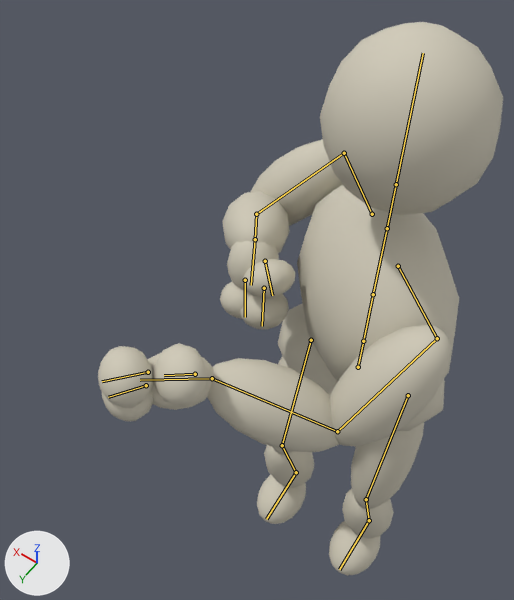
The Blender file art/source/models/shared_humanoid/shared_humanoid_player_motion_v1.blend as it was, and as the next commit left it.
Rendered twice from a 50 mm camera at (-0.342, 0.899, 2.347) aimed at (0.237, 0.088, 1.073). Arrows for +X, +Y and +Z are at lower left; the lights stay in place. The first picture is the older version. Both versions are drawn at frame 0 of the action 'smg_fire'; the numbers are the values there. The bones that change, and the others that lie on the model, are drawn over the model as lines.

Names of what the first picture shows: 'BindTemplate'.
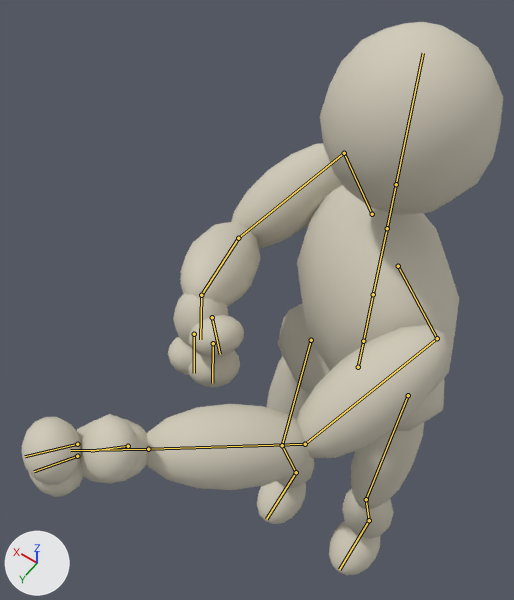
The edits, one by one:
Bone 'upper_arm_r' (bone_upper_arm_r) turns from (16, -35, 28) to (22, -42, 49) degrees about its own x, y and z.
Bone 'forearm_r' (bone_forearm_r) turns from (83, -52, 50) to (52, -27, 41) degrees about its own x, y and z.
Bone 'hand_r' (bone_hand_r) turns from (-120, 15, 10) to (-108, 9, 23) degrees about its own x, y and z.
Bone 'upper_arm_l' (bone_upper_arm_l) turns from (0, -42, -50) to (28, -23, -65) degrees about its own x, y and z.
Bone 'forearm_l' (bone_forearm_l) turns from (-4, 51, -93) to (11, 22, -42) degrees about its own x, y and z.
Bone 'hand_l' (bone_hand_l) turns from (-25, -11, 27) to (-16, -11, 3) degrees about its own x, y and z.

Changed parts and their boxes (x1, y1, x2, y2) in the pictures (514 x 600 px):
'BindTemplate', posed (19% wider): before (98, 22, 503, 576); after (22, 22, 503, 576)
bone 'upper_arm_r', root to tip: before (344, 153) to (256, 214); after (344, 153) to (238, 238)
bone 'forearm_r', root to tip: before (256, 214) to (255, 239); after (238, 238) to (201, 295)
bone 'hand_r', root to tip: before (255, 239) to (251, 285); after (201, 295) to (200, 339)
bone 'upper_arm_l', root to tip: before (437, 338) to (337, 431); after (437, 338) to (305, 444)
bone 'forearm_l', root to tip: before (337, 431) to (212, 378); after (305, 444) to (148, 449)
bone 'hand_l', root to tip: before (212, 378) to (140, 380); after (148, 449) to (70, 450)
